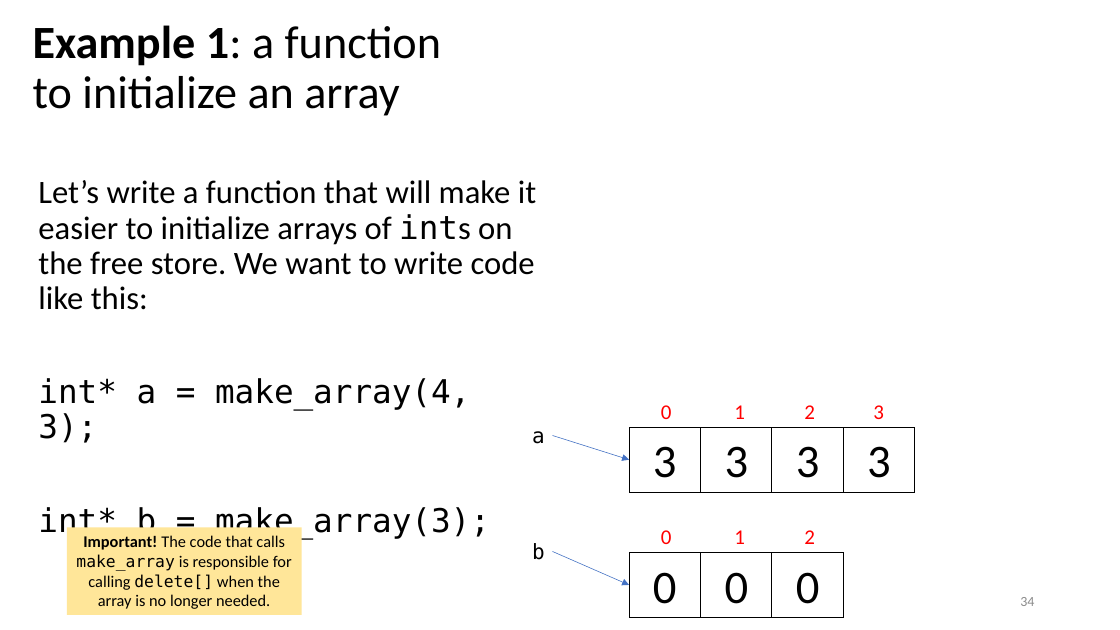
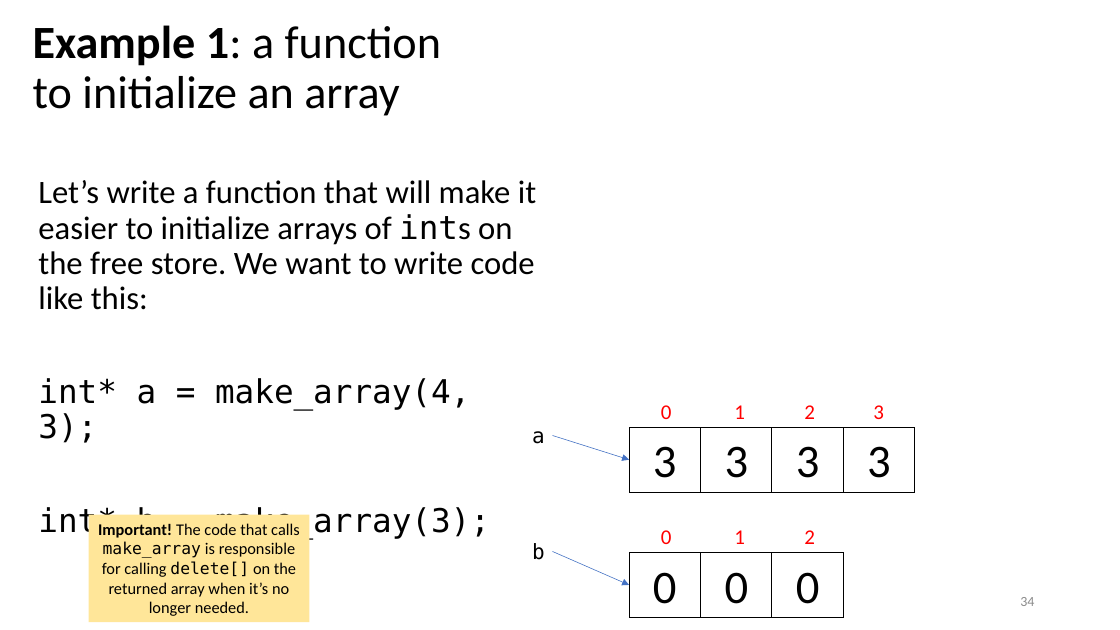
Before and after one commit to tjd1234/cmpt135spring2024, a slide deck: slide 34 of sample_code/week3/week3_cmpt135.pptx. Drawn at 1120x630 pixels with LibreOffice and Linux fonts; fonts in the diff are those of the drawing. Boxes give left, top, right and bottom in pixels: in the first picture for what was removed or moved away, otherwise in the second. Text is boxed around its words. In the diff, an @@ line names an element or a change of style, - is before the commit and + after.

Commit message:
updated

```diff
--- a/sample_code/week3/week3_cmpt135.pptx
+++ b/sample_code/week3/week3_cmpt135.pptx
@@ rectangle "Important! The code that calls ...": place and size @@
-rectangle "Important! The code that calls ..." at [67,528,302,615]
+rectangle "Important! The code that calls ..." at [89,515,310,623]
@@ text in rectangle at [98,523,300,616]: text changed @@
-Important! The code that calls make_array is responsible for calling delete[] when the array is no longer needed.
+Important! The code that calls make_array is responsible for calling delete[] on the returned array when it’s no longer needed.
```
Also in this commit, not shown: 5 other slides changed, 3 slides added.
